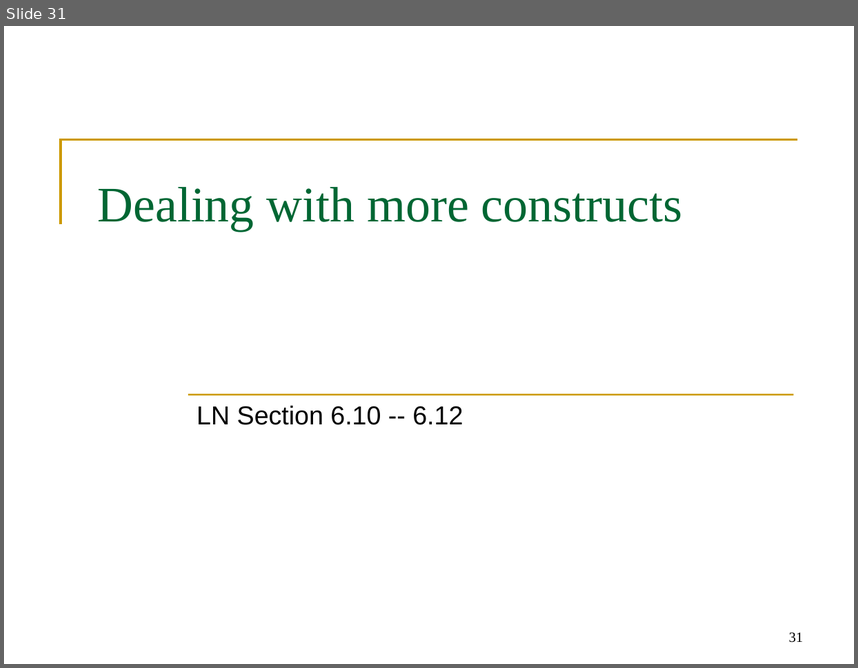
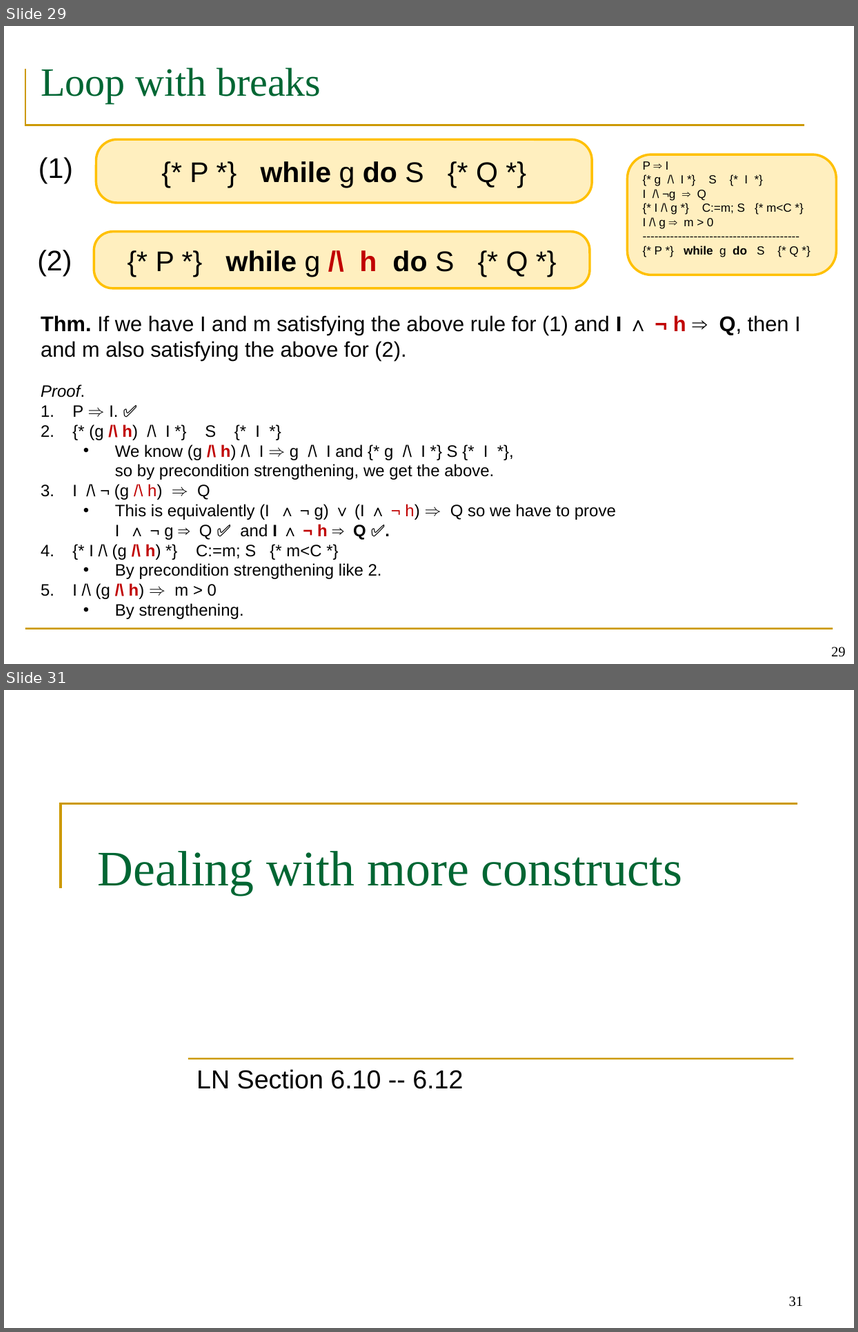
Before and after one commit to wooshrow/b3stv, a slide deck: slides/week-23-paige.pptx. Shown one above the other, each under a label of ours: slide 31 before the commit, slides 29 and 31 after it; the slides between them are not shown. The pictures are 858x668 and 858x1332 pixels, drawn with LibreOffice and Linux fonts; fonts in the diff are those of the drawing. Boxes give left, top, right and bottom in pixels: in the first picture for what was removed or moved away, otherwise in the second. Text is boxed around its words. In the diff, an @@ line names an element or a change of style, - is before the commit and + after.

```diff
--- a/slides/week-23-paige.pptx
+++ b/slides/week-23-paige.pptx
@@ slide 29 added at (4,26,854,664), background #FFFFFF @@
@@ freeform shape added at (25,69,805,125), outline #CC9900 1.5 pt @@
@@ title added at (41,67,321,103), 34 pt, text #006633 @@
+Loop with breaks
@@ rounded rectangle added at (96,139,591,202), fill #FFC000 at 25% opacity, outline #FFC000 2 pt, 24 pt, text #000000 @@
+{* P *} while g do S {* Q *}
@@ text added at (38,157,73,183), 24 pt, text #000000 @@
+(1)
@@ rounded rectangle added at (627,154,836,275), fill #FFC000 at 25% opacity, outline #FFC000 2 pt, 10 pt, text #000000 @@
+P ⇒ I
+{* g /\ I *} S {* I *}
+I /\ ¬g ⇒ Q
+{* I /\ g *} C:=m; S {* m<C *}
+I /\ g ⇒ m > 0
+----------------------------------------
+{* P *} while g do S {* Q *}
@@ rounded rectangle added at (94,232,590,289), fill #FFC000 at 25% opacity, outline #FFC000 2 pt, 24 pt, text #000000 @@
+{* P *} while g /\ h do S {* Q *}
@@ text added at (37,250,72,276), 24 pt, text #000000 @@
+(2)
@@ text added at (41,315,801,619), 14 pt, text #000000 @@
+Thm. If we have I and m satisfying the above rule for (1) and I ∧ ¬ h ⇒ Q, then I and m also satisfying the above for (2).
+Proof.
+1. P ⇒ I. ✅
+2. {* (g /\ h) /\ I *} S {* I *}
+  • We know (g /\ h) /\ I ⇒ g /\ I and {* g /\ I *} S {* I *},
+    so by precondition strengthening, we get the above.
+3. I /\ ¬ (g /\ h) ⇒ Q
+  • This is equivalently (I ∧ ¬ g) ∨ (I ∧ ¬ h) ⇒ Q so we have to prove
+    I ∧ ¬ g ⇒ Q ✅ and I ∧ ¬ h ⇒ Q ✅.
+4. {* I /\ (g /\ h) *} C:=m; S {* m<C *}
+  • By precondition strengthening like 2.
+5. I /\ (g /\ h) ⇒ m > 0
+  • By strengthening.
@@ line added from (25, 628) to (833, 628), #CC9900 1.5 pt @@
@@ page number added at (831,646,845,657), 12 pt, text #000000 @@
+29
```
Also in this commit, not shown: 9 slides changed, 1 slide removed, 3 other files.
